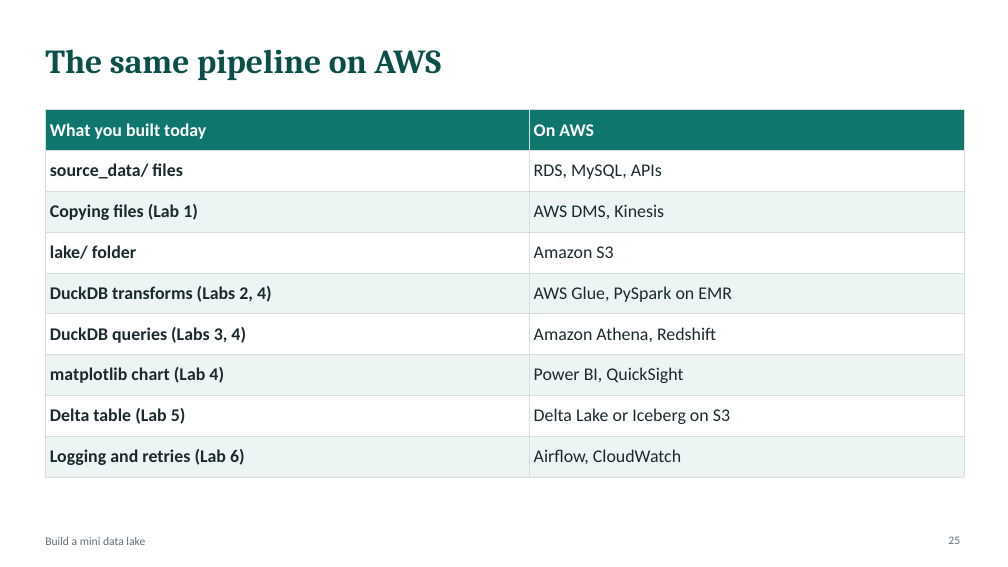
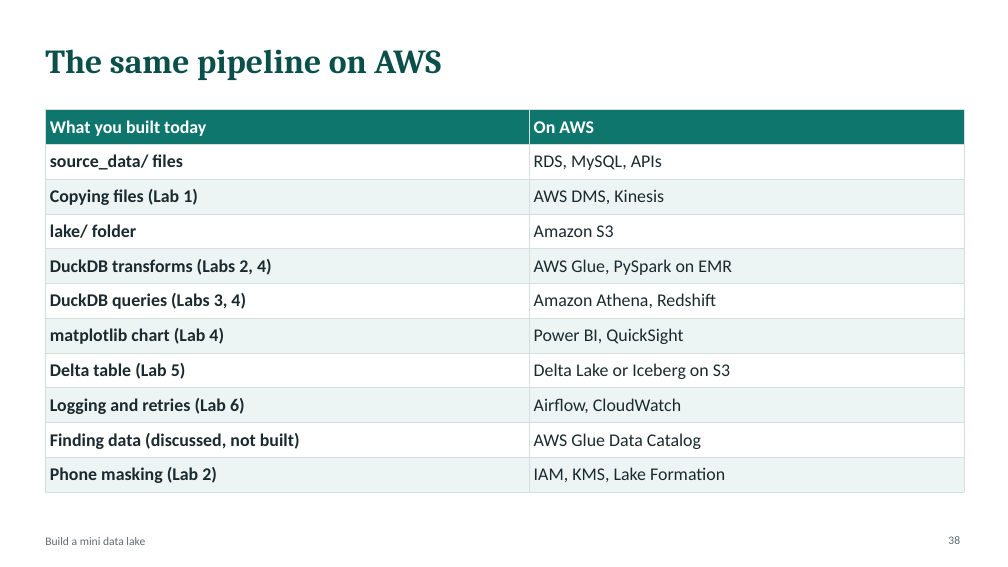
Before and after one commit to atulkahatecdac/datalake, a slide deck: slide 38 of Data_Engineering_Session.pptx (slide 25 before the commit). Drawn at 1008x567 pixels with LibreOffice and Linux fonts; fonts in the diff are those of the drawing. Boxes give left, top, right and bottom in pixels: in the first picture for what was removed or moved away, otherwise in the second. Text is boxed around its words. In the diff, an @@ line names an element or a change of style, - is before the commit and + after.

```diff
--- a/Data_Engineering_Session.pptx
+++ b/Data_Engineering_Session.pptx
@@ table at bbox=[45, 110, 964, 492] @@
+row 10: Finding data (discussed, not built) | AWS Glue Data Catalog
+row 11: Phone masking (Lab 2) | IAM, KMS, Lake Formation
@@ page number at bbox=[948, 536, 960, 544]: text changed @@
-25
+38
```
Also in this commit, not shown: 5 other slides changed, 15 slides added.
